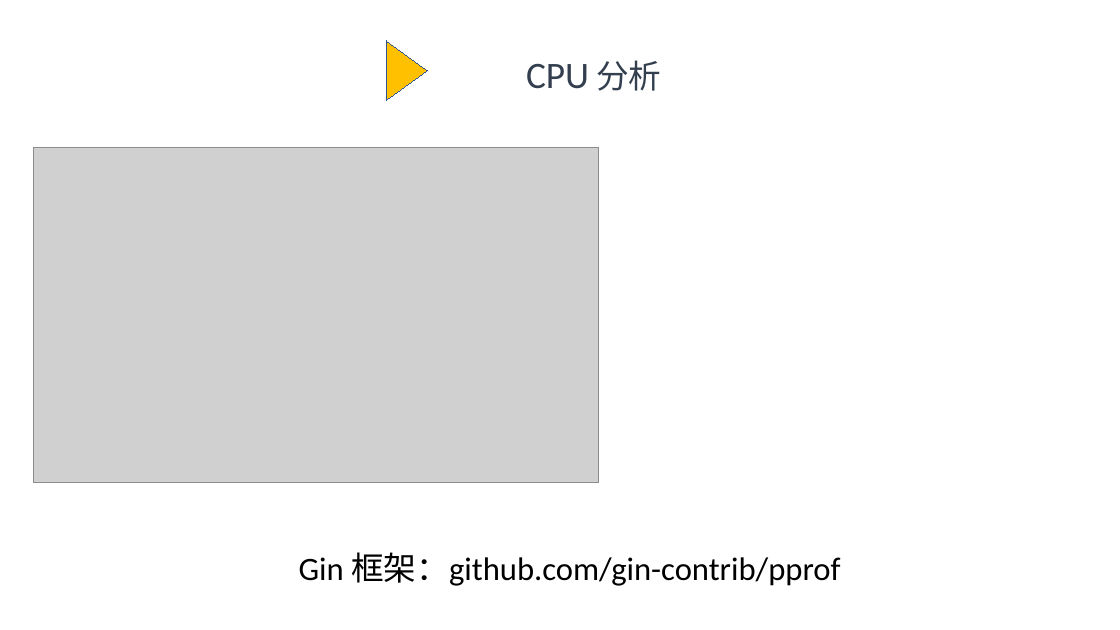
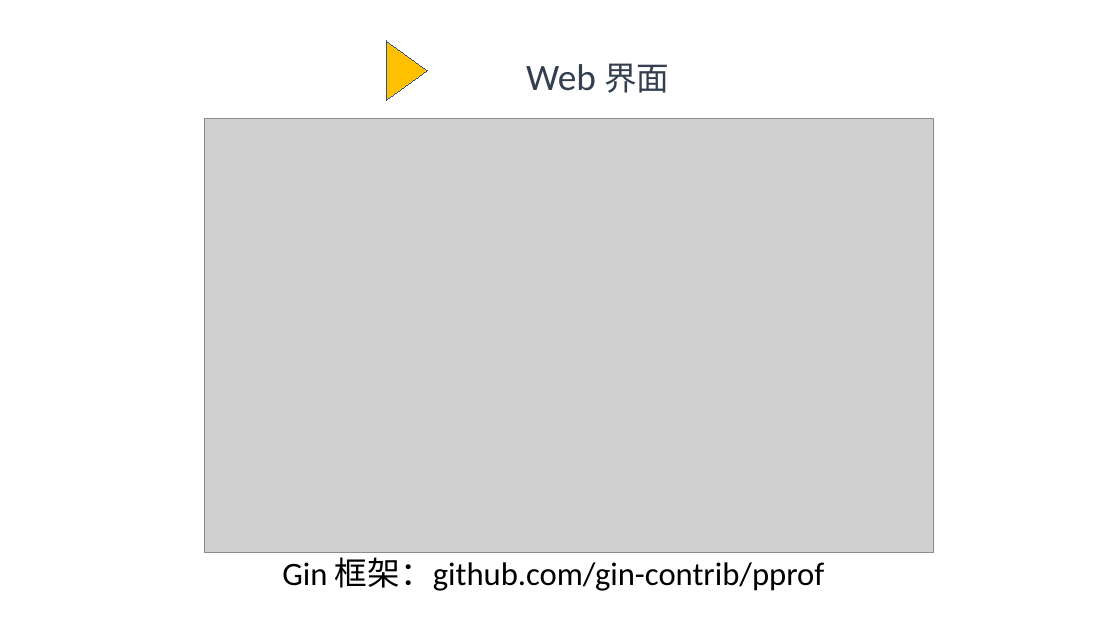
Before and after one commit to liangjies/pprof-share, a slide deck: slide 7 of golang_fast.pptx (slide 6 before the commit). Drawn at 1120x630 pixels with LibreOffice and Linux fonts; fonts in the diff are those of the drawing; grey boxes stand for pictures; background and template pictures are left out. Boxes give left, top, right and bottom in pixels: in the first picture for what was removed or moved away, otherwise in the second. Text is boxed around its words. In the diff, an @@ line names an element or a change of style, - is before the commit and + after.

```diff
--- a/golang_fast.pptx
+++ b/golang_fast.pptx
@@ text at <box>526,63,669,93</box>: text changed @@
-CPU 分析
+Web 界面
@@ picture added at <box>204,118,933,553</box> @@
@@ picture removed at <box>34,148,599,482</box> @@
@@ text "Gin 框架：github.com/gin-contrib/pprof" rewrapped from <box>299,552,840,586</box> to <box>282,552,824,591</box> @@
```
Also in this commit, not shown: 1 other slide changed, 1 slide added, 2 other files.
